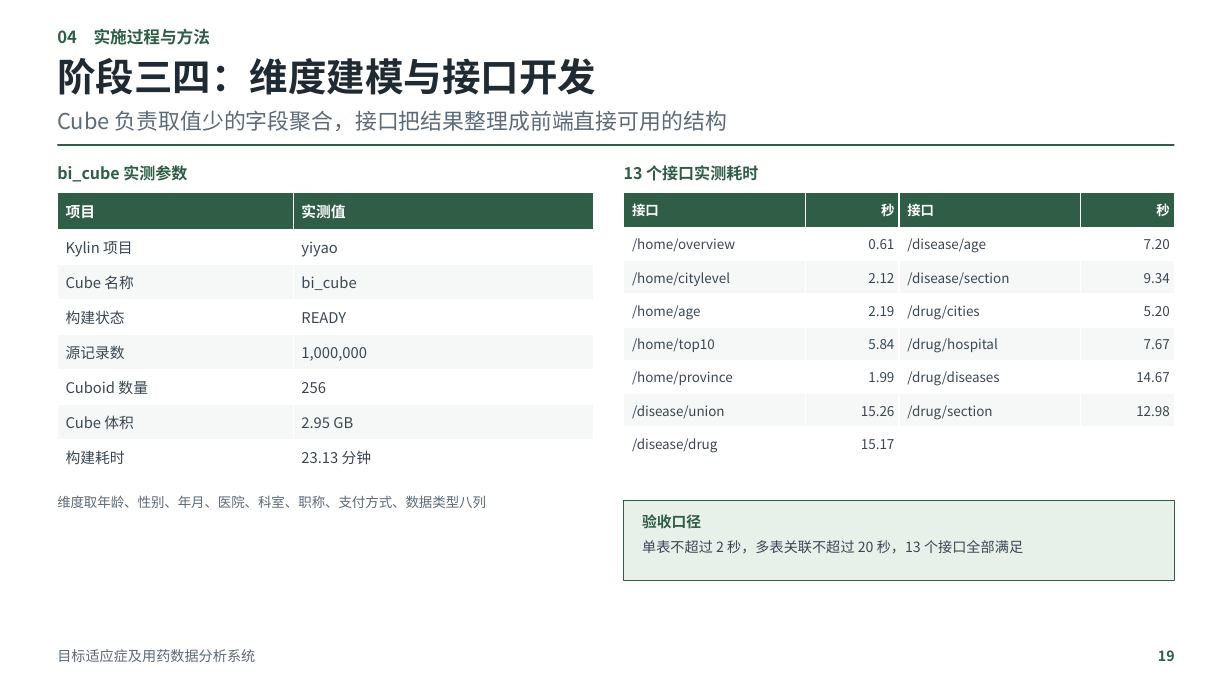
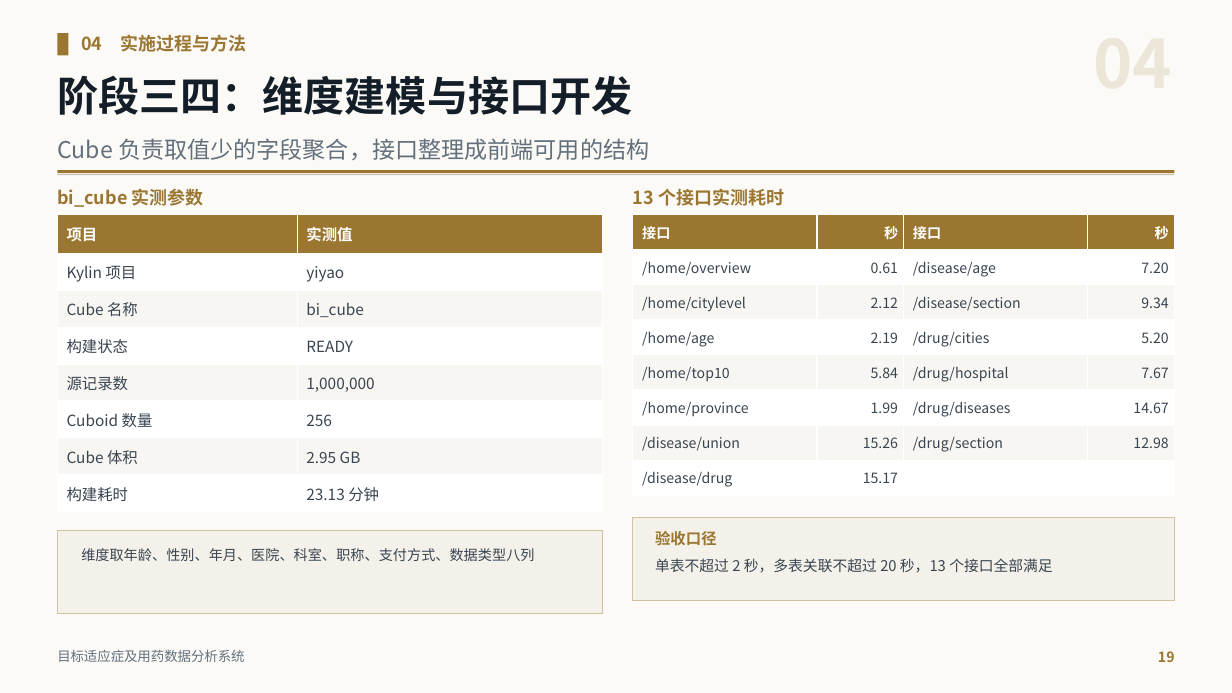
Before and after one commit to Jing-Zhan/medicine-analysis, a slide deck: slide 19 of docs/ppt/目标适应症及用药数据分析系统_汇报PPT.pptx. Drawn at 1232x693 pixels with LibreOffice and Linux fonts; fonts in the diff are those of the drawing. Boxes give left, top, right and bottom in pixels: in the first picture for what was removed or moved away, otherwise in the second. Text is boxed around its words. In the diff, an @@ line names an element or a change of style, - is before the commit and + after.

```diff
--- a/docs/ppt/目标适应症及用药数据分析系统_汇报PPT.pptx
+++ b/docs/ppt/目标适应症及用药数据分析系统_汇报PPT.pptx
@@ rectangle added at bbox=[0, 0, 1232, 693], fill #FBFAF7 @@
@@ text "04 实施过程与方法": place and size @@
-text "04 实施过程与方法" at bbox=[57, 28, 211, 45]
+text "04 实施过程与方法" at bbox=[81, 34, 247, 52]
@@ text "04 实施过程与方法" at bbox=[81, 34, 247, 52]: size 13 to 14 pt, text colour #2F5D46 to #9A7630; line spacing 1.14 to 1.16 @@
@@ rectangle added at bbox=[57, 33, 68, 55], fill #9A7630 @@
@@ text "阶段三四：维度建模与接口开发": place and size @@
-text "阶段三四：维度建模与接口开发" at bbox=[57, 58, 596, 95]
+text "阶段三四：维度建模与接口开发" at bbox=[57, 75, 632, 115]
@@ text "阶段三四：维度建模与接口开发" at bbox=[57, 75, 632, 115]: size 30 to 32 pt, text colour #1F2A33 to #141E28; line spacing 1.14 to 1.16 @@
@@ text at bbox=[57, 138, 649, 160]: text changed; size 17 to 18 pt; text colour #5B6B78 to #63707B @@
-Cube 负责取值少的字段聚合，接口把结果整理成前端直接可用的结构
+Cube 负责取值少的字段聚合，接口整理成前端可用的结构
@@ rectangle: place and size @@
-rectangle at bbox=[57, 144, 1175, 146]
+rectangle at bbox=[57, 170, 1175, 174]
@@ rectangle at bbox=[57, 170, 1175, 174]: fill #2F5D46 to #9A7630 @@
@@ rectangle added at bbox=[57, 175, 1175, 176], fill #C9C2B2 @@
@@ text "bi_cube 实测参数" at bbox=[57, 188, 204, 207]: size 12.5 to 14 pt, text colour #2F5D46 to #9A7630; line spacing 1.14 to 1.16 @@
@@ text "bi_cube 实测参数": place and size @@
-text "bi_cube 实测参数" at bbox=[57, 165, 187, 182]
+text "bi_cube 实测参数" at bbox=[57, 188, 204, 207]
@@ text "13 个接口实测耗时": place and size @@
-text "13 个接口实测耗时" at bbox=[624, 165, 758, 181]
+text "13 个接口实测耗时" at bbox=[633, 188, 784, 206]
@@ text "13 个接口实测耗时" at bbox=[633, 188, 784, 206]: size 12.5 to 14 pt, text colour #2F5D46 to #9A7630; line spacing 1.14 to 1.16 @@
@@ table at bbox=[57, 214, 603, 512] @@
@@ fill #2F5D46 to #9A7630 in row 1 @@
@@ fill #F5F8F6 to #F8F6F2 in 6 cells @@
@@ size 11.5 to 12 pt, text colour #3A4753 to #394550 @@
@@ table: place and size @@
-table at bbox=[57, 192, 593, 475]
+table at bbox=[57, 214, 603, 512]
@@ table at bbox=[633, 214, 1175, 495] @@
@@ fill #2F5D46 to #9A7630 in row 1 @@
@@ fill #F5F8F6 to #F8F6F2 in 12 cells @@
@@ size 10.5 to 11 pt, text colour #3A4753 to #394550 @@
@@ table: place and size @@
-table at bbox=[624, 192, 1175, 460]
+table at bbox=[633, 214, 1175, 495]
@@ rectangle: place and size @@
-rectangle at bbox=[624, 501, 1175, 580]
+rectangle at bbox=[57, 531, 603, 614]
@@ rectangle at bbox=[57, 531, 603, 614]: fill #E8F0EA to #F4F1EA; outline #2F5D46 0.75 pt to #D1C1A1 0.9 pt @@
@@ rectangle added at bbox=[633, 518, 1175, 601], fill #F4F1EA, outline #D1C1A1 0.9 pt @@
@@ text "验收口径": place and size @@
-text "验收口径" at bbox=[642, 514, 701, 529]
+text "验收口径" at bbox=[655, 531, 717, 546]
@@ text "验收口径" at bbox=[655, 531, 717, 546]: size 11.5 to 12 pt, text colour #2F5D46 to #9A7630; line spacing 1.14 to 1.16 @@
@@ text "维度取年龄、性别、年月、医院、科室、职称、支付方式、数据类型八列": place and size @@
-text "维度取年龄、性别、年月、医院、科室、职称、支付方式、数据类型八列" at bbox=[57, 495, 486, 508]
+text "维度取年龄、性别、年月、医院、科室、职称、支付方式、数据类型八列" at bbox=[81, 548, 534, 561]
@@ text "维度取年龄、性别、年月、医院、科室、职称、支付方式、数据类型八列" at bbox=[81, 548, 534, 561]: size 10.5 to 11 pt, text colour #5B6B78 to #394550; line spacing 1.24 to 1.2 @@
@@ text "单表不超过 2 秒，多表关联不超过 20 秒，13 ...": place and size @@
-text "单表不超过 2 秒，多表关联不超过 20 秒，13 ..." at bbox=[642, 540, 1023, 554]
+text "单表不超过 2 秒，多表关联不超过 20 秒，13 ..." at bbox=[655, 558, 1052, 573]
@@ text "单表不超过 2 秒，多表关联不超过 20 秒，13 ..." at bbox=[655, 558, 1052, 573]: size 11 to 11.5 pt, text colour #3A4753 to #394550; line spacing 1.14 to 1.16 @@
@@ text "目标适应症及用药数据分析系统" at bbox=[57, 649, 244, 662]: size 11 to 10.5 pt, text colour #5B6B78 to #63707B; line spacing 1.14 to 1.16 @@
@@ text "19" at bbox=[1158, 651, 1175, 662]: text colour #2F5D46 to #9A7630; line spacing 1.14 to 1.16 @@
```
Also in this commit, not shown: 25 other slides changed, 5 other files.
